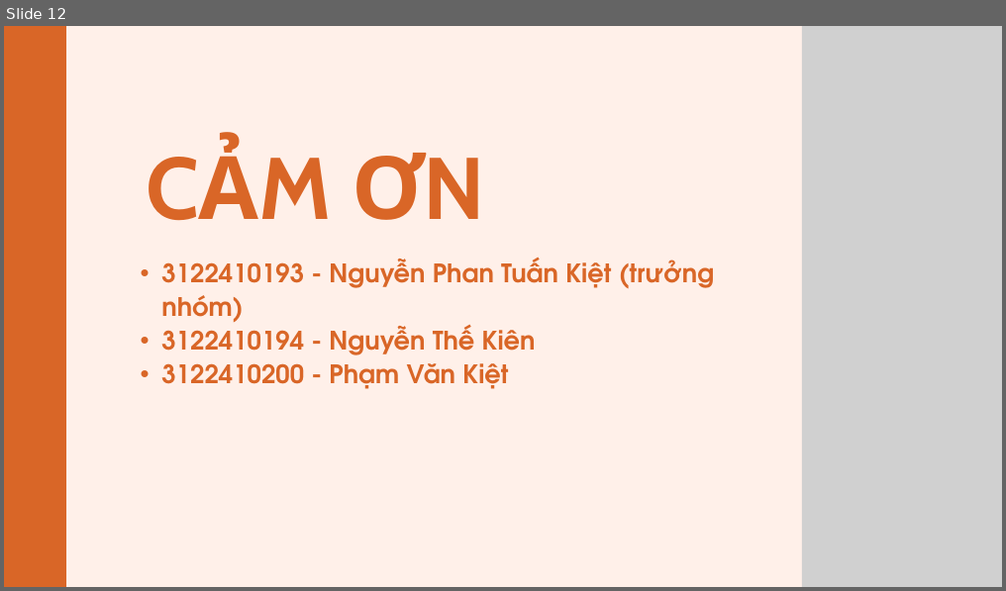
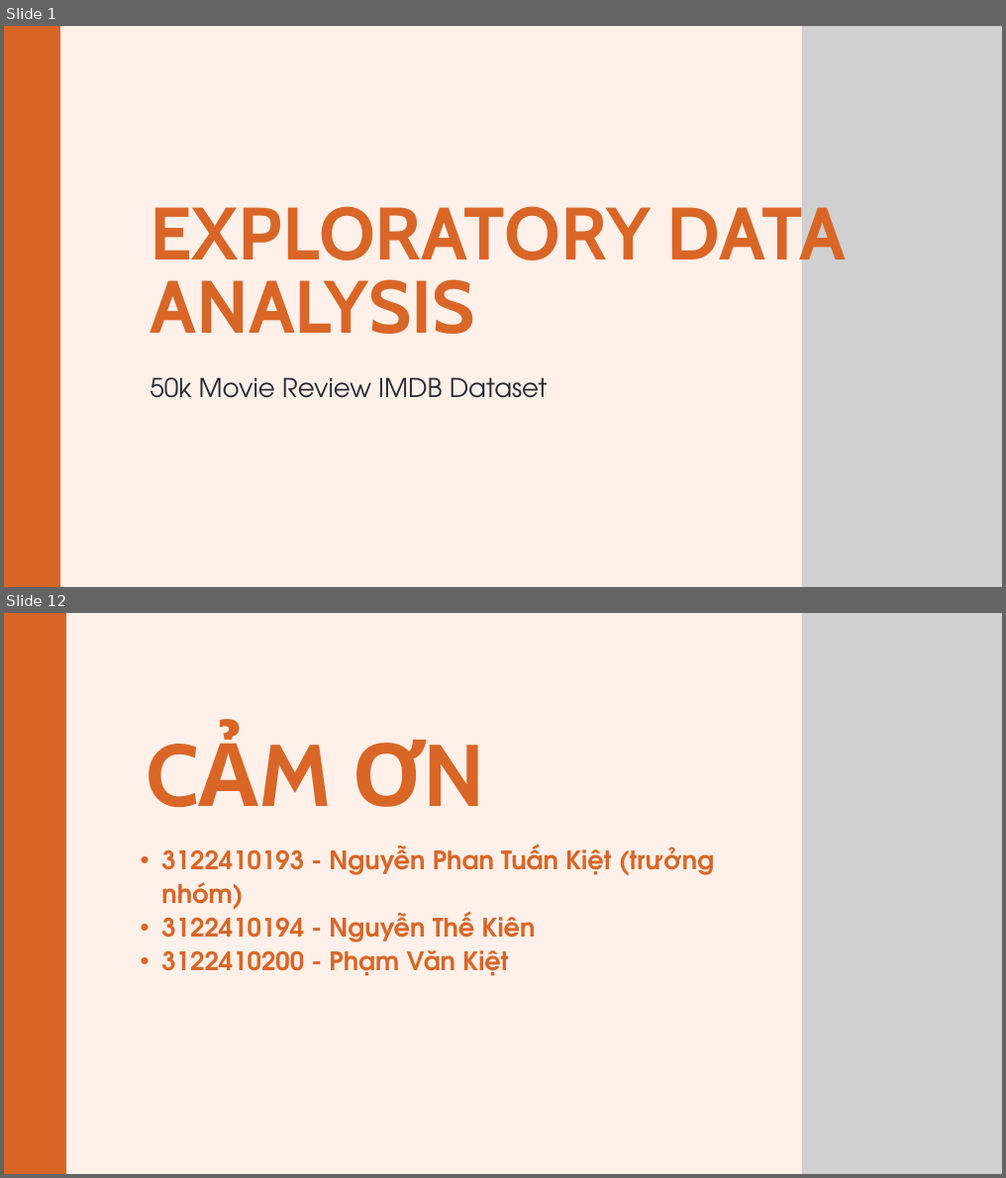
Before and after one commit to kietng04/NCKH, a slide deck: Bài 4 - Khảo sát đề tài/EDA Analyst.pptx. Shown one above the other, each under a label of ours: slide 12 before the commit, slides 1 and 12 after it; the slides between them are not shown. The pictures are 1006x591 and 1006x1178 pixels, drawn with LibreOffice and Linux fonts; fonts in the diff are those of the drawing; grey boxes stand for pictures. Boxes give left, top, right and bottom in pixels: in the first picture for what was removed or moved away, otherwise in the second. Text is boxed around its words. In the diff, an @@ line names an element or a change of style, - is before the commit and + after.

```diff
--- a/Bài 4 - Khảo sát đề tài/EDA Analyst.pptx
+++ b/Bài 4 - Khảo sát đề tài/EDA Analyst.pptx
@@ slide 1 added at <box>4,26,1002,587</box>, background #FFF0E9 @@
@@ freeform shape added at <box>4,26,60,587</box>, fill #D96627 @@
@@ picture added at <box>802,26,1002,587</box> @@
@@ text added at <box>150,197,846,334</box>, 107 pt, text #D96627, bold @@
+EXPLORATORY DATA ANALYSIS
@@ text added at <box>150,377,548,398</box>, 37.4 pt, text #252930 @@
+50k Movie Review IMDB Dataset
```
Also in this commit, not shown: 4 slides changed, 6 other slides added, 7 slides removed.
